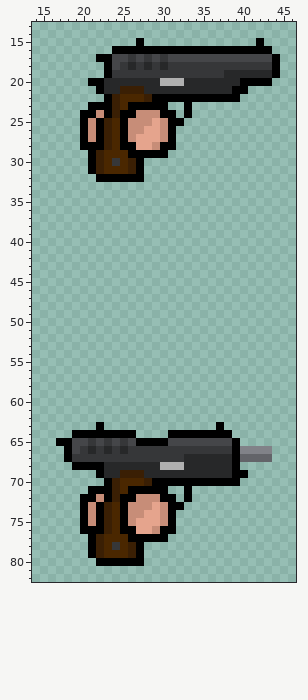
Edited in one commit: sprite sheet (Assets/Personal Assets/NZ's Assets/Art/GUNS/M1911/Regular/M1911 Fire (Regular).png). Above: the version before the commit.
The file is 64x96 pixels. Shown: x 14..46, y 13..82.
Once edited:
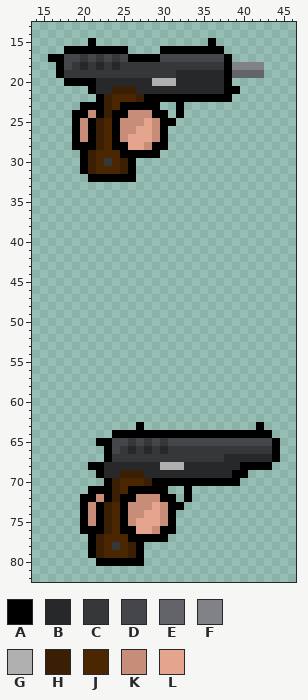
Palette (. is transparent): A #000000  B #272829  C #363739  D #454649  E #636469  F #818288  G #b0b0b0  H #3a1f04  J #4a2700  K #c78d78  L #e5a48d
Commit message: Fire Animation Revamp for M1911 and M4A1
Difference:
@@ x 14..46 @@
 14 .................................
-15 .............A..............A....
-16 ..........AAAAAAAAAAAAAAAAAAAA...
-17 ........AADDCDCDCDDDDDDDDDDDDDA..
-18 .........ADCBCBCBCCCCCCCCCCCCCA..
-19 .........ACCCCCCCCCCCCCCBBBBBBA..
-20 .......AABBBBBBBGGGBBBBBBBAAAA...
-21 ........ABBHHHBBBBBBBBBBBAA......
-22 .........AHJJJHAAAAAAAAAAA.......
-23 .......AAAHJAAAAA..A.............
-24 ......AAKAHAAKKKAA.A.............
-25 ......AKAHJAKKKLKAA..............
-26 ......AKAHJAKKLLKA...............
-27 ......AKAHJAKLLLKA...............
-28 ......AAAHJAALLKAA...............
-29 .......AHJJJAAAAA................
-30 .......AHJCJHA...................
-31 .......AHJJJHA...................
-32 ........AAAAAA...................
+15 .......A..............A..........
+16 ....AAAAAAAA....AAAAAAAA.........
+17 ..AADDCDCDCDAAAADDDDDDDDA........
+18 ...ADCBCBCBCCCCCCCCCCCCCAFFFF....
+19 ...ACCCCCCCCCCCCCCBBBBBBAEEEE....
+20 ....AAAABBBBBBBGGGBBBBBBA........
+21 .......ABBHHHBBBBBBBBBBBAA.......
+22 ........AHJJJHAAAAAAAAAAA........
+23 ......AAAHJAAAAA..A..............
+24 .....AAKAHAAKKKAA.A..............
+25 .....AKAHJAKKKLKAA...............
+26 .....AKAHJAKKLLKA................
+27 .....AKAHJAKLLLKA................
+28 .....AAAHJAALLKAA................
+29 ......AHJJJAAAAA.................
+30 ......AHJCJHA....................
+31 ......AHJJJHA....................
+32 .......AAAAAA....................
 33 .................................
@@ x 14..46 @@
 62 .................................
-63 ........A..............A.........
-64 .....AAAAAAAA....AAAAAAAA........
-65 ...AADDCDCDCDAAAADDDDDDDDA.......
-66 ....ADCBCBCBCCCCCCCCCCCCCAFFFF...
-67 ....ACCCCCCCCCCCCCCBBBBBBAEEEE...
-68 .....AAAABBBBBBBGGGBBBBBBA.......
+63 .............A..............A....
+64 ..........AAAAAAAAAAAAAAAAAAAA...
+65 ........AADDCDCDCDDDDDDDDDDDDDA..
+66 .........ADCBCBCBCCCCCCCCCCCCCA..
+67 .........ACCCCCCCCCCCCCCBBBBBBA..
+68 .......AABBBBBBBGGGBBBBBBBAAAA...
 69 ........ABBHHHBBBBBBBBBBBAA......
Where, in picture pixels (left, top, right, bottom), the same in both pictures:
changed: (48, 38, 280, 182)
changed: (56, 422, 280, 470)
